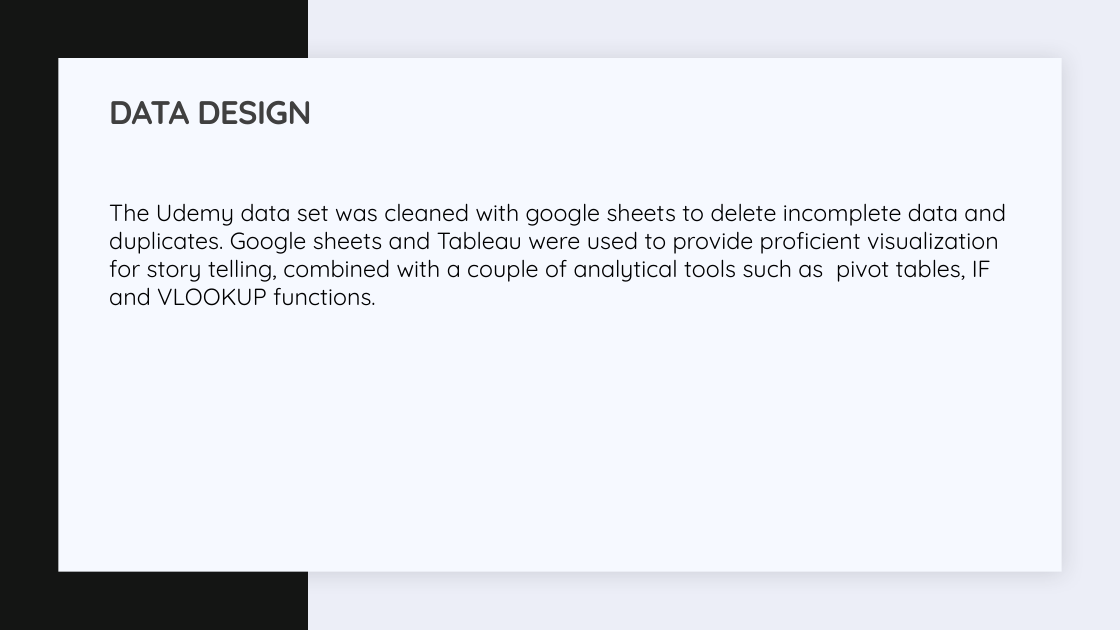
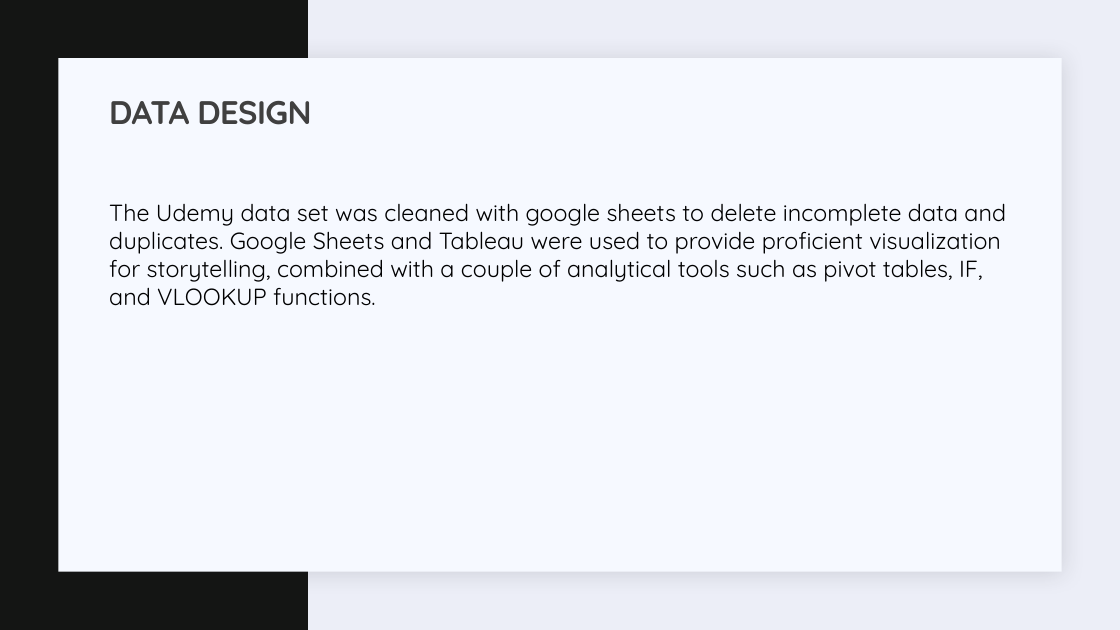
Before and after one commit to JEDDTT/Software-Projects, a slide deck: slide 6 of Data Analysis/DATA SCIENTIST SALARY.pptx. Drawn at 1120x630 pixels with LibreOffice and Linux fonts; fonts in the diff are those of the drawing. Boxes give left, top, right and bottom in pixels: in the first picture for what was removed or moved away, otherwise in the second. Text is boxed around its words. In the diff, an @@ line names an element or a change of style, - is before the commit and + after.

```diff
--- a/Data Analysis/DATA SCIENTIST SALARY.pptx
+++ b/Data Analysis/DATA SCIENTIST SALARY.pptx
@@ text at (x1=109, y1=203, x2=1006, y2=306): text changed @@
-  The Udemy data set was cleaned with google sheets to delete incomplete data and duplicates. Google sheets and Tableau were used to provide proficient visualization for story telling, combined with a couple of analytical tools such as pivot tables, IF and VLOOKUP functions.
+  The Udemy data set was cleaned with google sheets to delete incomplete data and duplicates. Google Sheets and Tableau were used to provide proficient visualization for storytelling, combined with a couple of analytical tools such as pivot tables, IF, and VLOOKUP functions.
```
Also in this commit, not shown: 23 other slides changed, 5 slides added, 13 other files.
